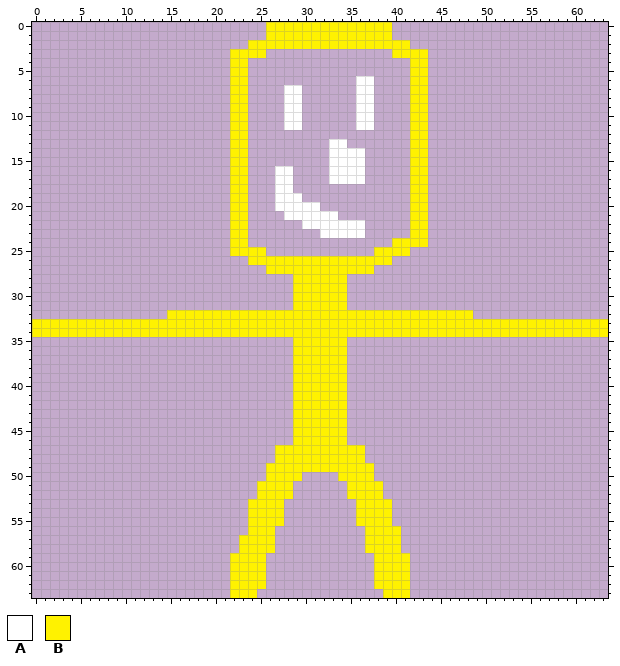
One commit to this pixel-art sprite: assets/fuck.png. The picture above is the old version.
The file is 64x64 pixels.
Palette (. is transparent): A #ffffff  B #fff200
The result:
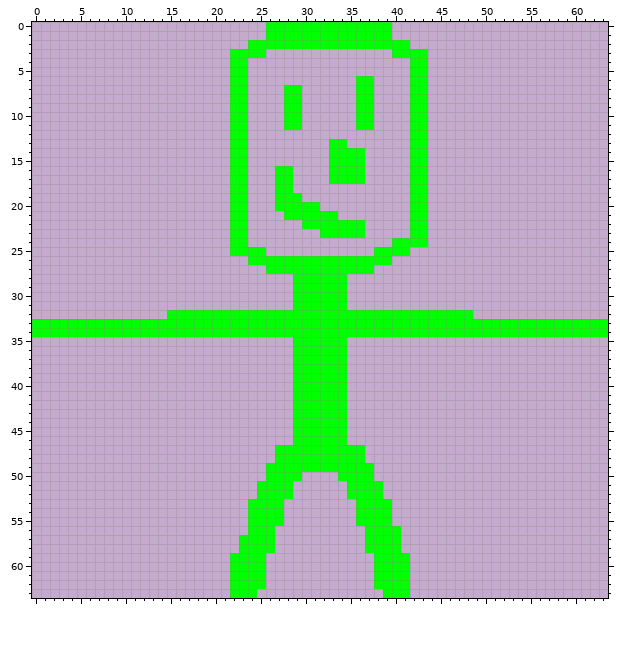
Changes in this commit:
@@ palette @@
-B #fff200
+B #00ff00
@@ x 25..39 @@
  5 ...............
- 6 ...........AA..
- 7 ...AA......AA..
- 8 ...AA......AA..
- 9 ...AA......AA..
-10 ...AA......AA..
-11 ...AA......AA..
+ 6 ...........BB..
+ 7 ...BB......BB..
+ 8 ...BB......BB..
+ 9 ...BB......BB..
+10 ...BB......BB..
+11 ...BB......BB..
 12 ...............
-13 ........AA.....
-14 ........AAAA...
-15 ........AAAA...
-16 ..AA....AAAA...
-17 ..AA....AAAA...
-18 ..AA...........
-19 ..AAA..........
-20 ..AAAAA........
-21 ...AAAAAA......
-22 .....AAAAAAA...
-23 .......AAAAA...
+13 ........BB.....
+14 ........BBBB...
+15 ........BBBB...
+16 ..BB....BBBB...
+17 ..BB....BBBB...
+18 ..BB...........
+19 ..BBB..........
+20 ..BBBBB........
+21 ...BBBBBB......
+22 .....BBBBBBB...
+23 .......BBBBB...
 24 ...............
